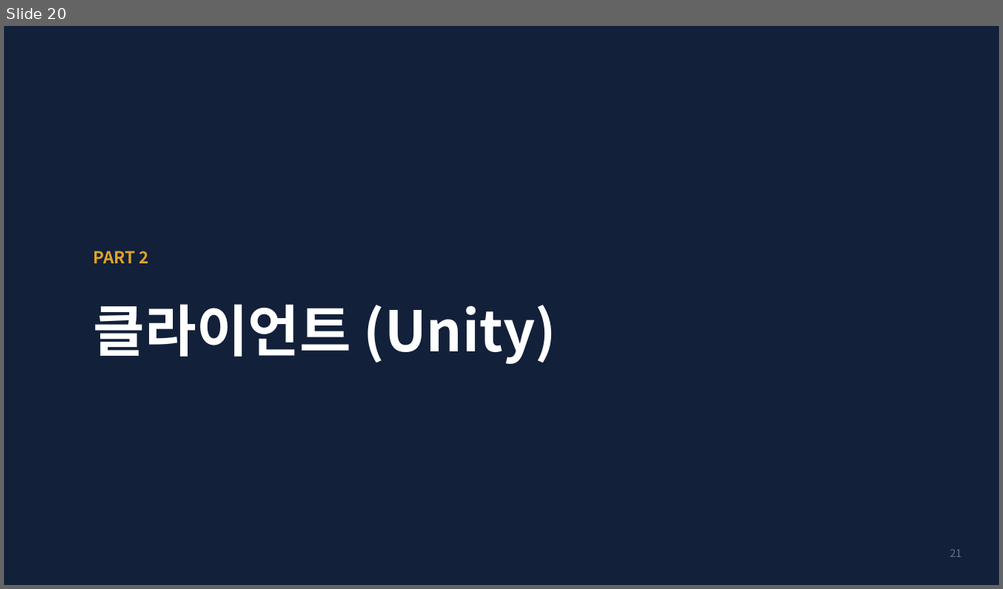
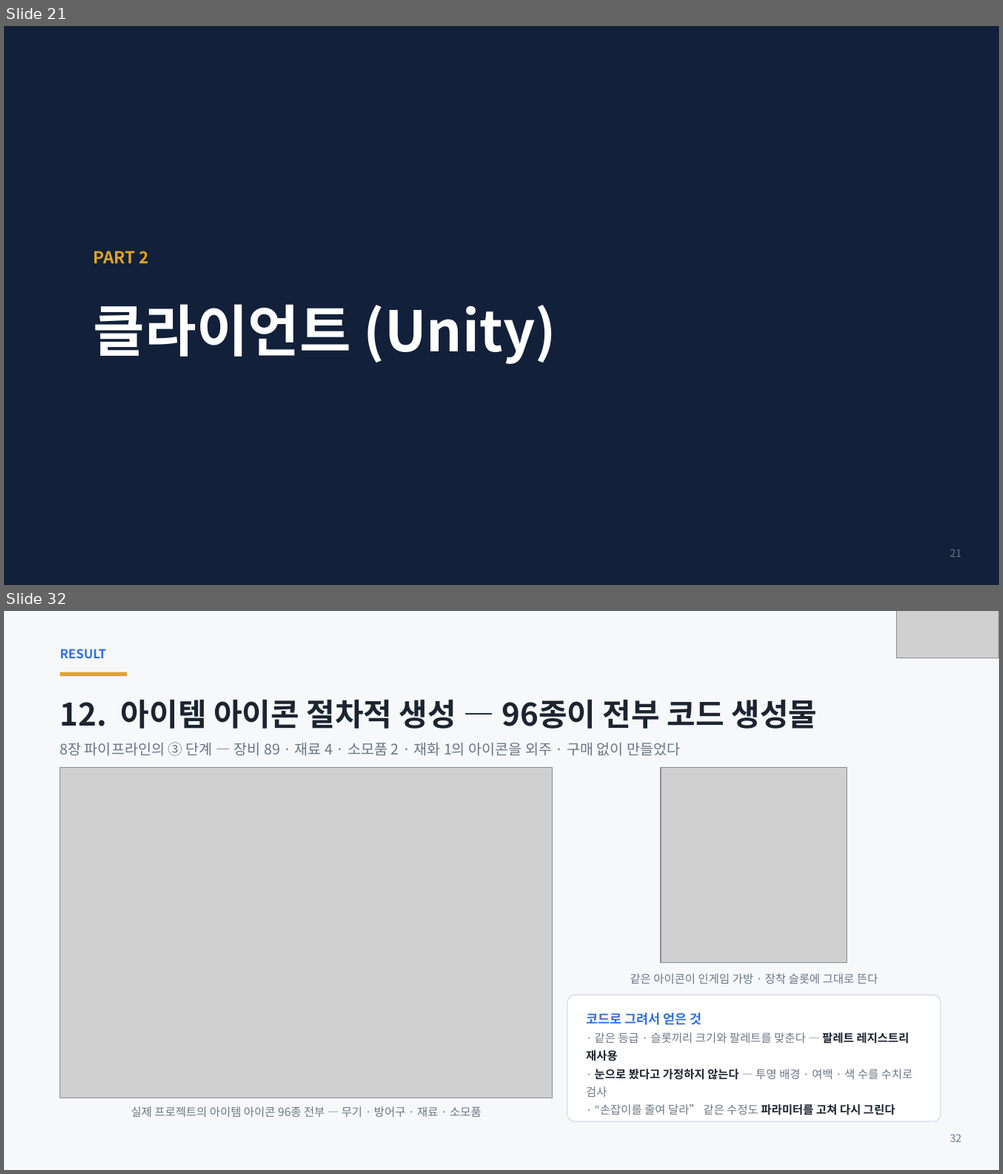
Before and after one commit to ks-wook/com2us-taskbar-hero, a slide deck: docs/com2us-taskbar-hero-발표자료.pptx. Shown one above the other, each under a label of ours: slide 20 before the commit, slides 21 and 32 after it; the slides between them are not shown. The pictures are 1003x589 and 1003x1174 pixels, drawn with LibreOffice and Linux fonts; fonts in the diff are those of the drawing; grey boxes stand for pictures. Boxes give left, top, right and bottom in pixels: in the first picture for what was removed or moved away, otherwise in the second. Text is boxed around its words. In the diff, an @@ line names an element or a change of style, - is before the commit and + after.

Commit message:
발표자료 수정

```diff
--- a/docs/com2us-taskbar-hero-발표자료.pptx
+++ b/docs/com2us-taskbar-hero-발표자료.pptx
@@ slide 32 added at [4, 611, 999, 1170], background #FFFFFF @@
@@ rectangle added at [4, 611, 999, 1170], fill #F7F8FA @@
@@ picture added at [896, 611, 999, 658] @@
@@ text added at [60, 649, 107, 658], 12 pt, text #2F6FE4, bold @@
+RESULT
@@ rectangle added at [60, 672, 127, 677], fill #E0A526 @@
@@ text added at [60, 699, 817, 729], 30 pt, text #1B2430, bold @@
+12. 아이템 아이콘 절차적 생성 — 96종이 전부 코드 생성물
@@ text added at [60, 742, 680, 756], 14 pt, text #6B7684 @@
+8장 파이프라인의 ③ 단계 — 장비 89 · 재료 4 · 소모품 2 · 재화 1의 아이콘을 외주 · 구매 없이 만들었다
@@ picture added at [60, 768, 552, 1098] @@
@@ picture added at [660, 768, 847, 963] @@
@@ text added at [630, 974, 877, 984], 11 pt, text #6B7684 @@
+같은 아이콘이 인게임 가방 · 장착 슬롯에 그대로 뜬다
@@ rounded rectangle added at [567, 995, 940, 1122], fill #FFFFFF, outline #D8DEE7 1 pt @@
@@ text added at [586, 1013, 913, 1116], 11 pt, text #6B7684 @@
+코드로 그려서 얻은 것
+· 같은 등급 · 슬롯끼리 크기와 팔레트를 맞춘다 — 팔레트 레지스트리 재사용
+· 눈으로 봤다고 가정하지 않는다 — 투명 배경 · 여백 · 색 수를 수치로 검사
+· “손잡이를 줄여 달라” 같은 수정도 파라미터를 고쳐 다시 그린다
@@ text added at [131, 1107, 481, 1117], 11 pt, text #6B7684 @@
+실제 프로젝트의 아이템 아이콘 96종 전부 — 무기 · 방어구 · 재료 · 소모품
@@ text added at [950, 1134, 962, 1142], 10 pt, text #6B7684 @@
+32
@@ what was slide 20 is now slide 21 @@
```
Also in this commit, not shown: 10 slides changed, 6 other slides added.
